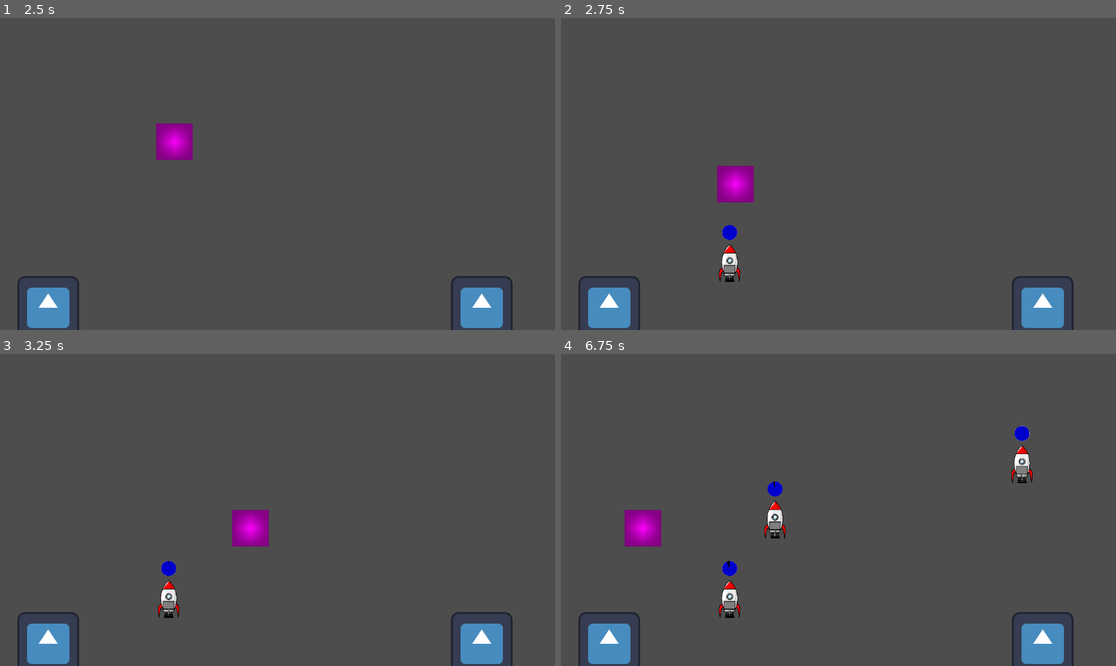
Above: before the commit, frames 1-4 (two rows, left to right).
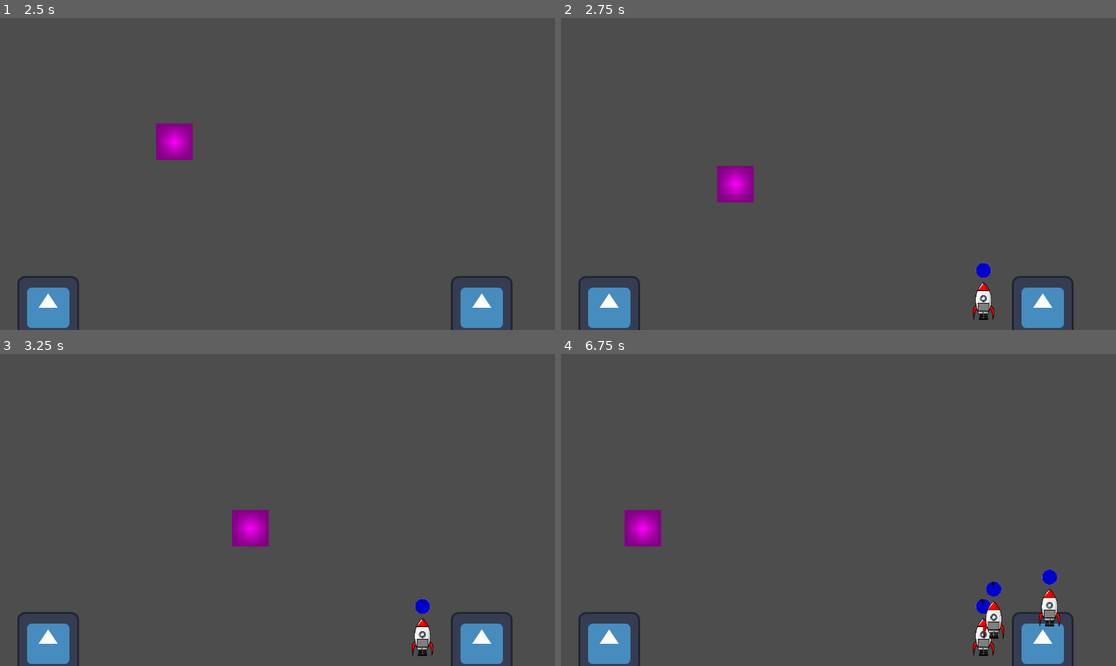
Above: after the commit, the same moments.

Repository: kylekolp/GMTKGameJam2026
Game: Godot game, scene res://src/core/MainGame.tscn
Same seed, same stepped clock (60 frames per second), same inputs: the game is played once before the commit and once after it. The engine's default icon, where the game draws it, is replaced by a stand-in: a white triangle on a blue panel in a dark square. Sound files missing from this copy of the repository are replaced by a short silence.
Inputs (mouse positions are in pixels of both pictures, inside the frame that each line leads up to):
- Up to frame 1 (2.5 s): click "Start Game" at 0.5 s; tap Enter at 1.25 s; move the mouse to (399, 158) at 1.27 s; hold D (Move_Right) 1.28-2.03 s; move the mouse to (166, 189) at 2.02 s; hold S (Move_Down) from 2.03 s (still down)
- Up to frame 2 (2.75 s): keep holding S (Move_Down)
- Up to frame 3 (3.25 s): move the mouse to (333, 441) at 2.77 s; release S (Move_Down) at 2.78 s; hold D (Move_Right) from 2.78 s (still down)
- Up to frame 4 (6.75 s): move the mouse to (810, 572) at 3.52 s; release D (Move_Right) at 3.53 s; hold W (Move_Up) 3.53-4.28 s; move the mouse to (1005, 556) at 4.27 s; hold A (Move_Left) 4.28-5.78 s; move the mouse to (672, 463) at 5.02 s; move the mouse to (866, 510) at 5.77 s; hold S (Move_Down) 5.78-6.53 s; move the mouse to (755, 432) at 6.52 s; hold D (Move_Right) from 6.53 s (still down)

Frame 1 is identical in both runs. In frame 2, 0.8% of the frame differs, in the area x 28-79%, y 66-97%; in frame 3, 0.8%; in frame 4, 2.3%, in the area x 28-90%, y 22-97%.

Commit message:
pairing to spawn rockets away from fire

Diff:
--- a/src/gameplay/entities/Fire/Entity_Fire.gd
+++ b/src/gameplay/entities/Fire/Entity_Fire.gd
@@ -1,4 +1,8 @@
+class_name Entity_Fire
 extends Node2D
+
+@onready var fire_area : CollisionPolygon2D = $Area2D/CollisionPolygon2D
+
 
 func _on_area_2d_body_entered(body: Node2D) -> void:
 	var bodyGroups: Array[StringName] = body.get_groups()
--- a/src/gameplay/entities/Fire/Entity_Fire.tscn
+++ b/src/gameplay/entities/Fire/Entity_Fire.tscn
@@ -2,9 +2,6 @@
 
 [ext_resource type="Script" uid="uid://cdsjwt04xf57t" path="res://src/gameplay/entities/Fire/Entity_Fire.gd" id="1_fej27"]
 [ext_resource type="Texture2D" uid="uid://c8vale8plupbr" path="res://icon.svg" id="2_dxq6c"]
-
-[sub_resource type="RectangleShape2D" id="RectangleShape2D_m1v16"]
-size = Vector2(77, 78)
 
 [node name="EntityFire" type="Node2D" unique_id=1191729301]
 z_index = 1
@@ -15,7 +12,7 @@
 
 [node name="Area2D" type="Area2D" parent="." unique_id=2113893076]
 
-[node name="CollisionShape2D" type="CollisionShape2D" parent="Area2D" unique_id=255735316]
-shape = SubResource("RectangleShape2D_m1v16")
+[node name="CollisionPolygon2D" type="CollisionPolygon2D" parent="Area2D" unique_id=602872692]
+polygon = PackedVector2Array(-45, -47, 46, -47, 46, 41, -45, 41)
 
 [connection signal="body_entered" from="Area2D" to="." method="_on_area_2d_body_entered"]
--- a/src/gameplay/entities/Rocket/Entity_Rocket.gd
+++ b/src/gameplay/entities/Rocket/Entity_Rocket.gd
@@ -9,6 +9,8 @@
 var hasRope : bool = false
 
 var rope : Entity_Rope
+
+@onready var rocket_area : CollisionPolygon2D = $Area2D/CollisionPolygon2D
 
 func _ready() -> void:
 	circle_timer.value = circle_timer.max_value
@@ -28,8 +30,6 @@
 		rope.RopeComplete.connect(_on_rope_complete)
 		rope.BurnComplete.connect(_on_rope_burn_complete)
 
-# TODO: once we add more than one rope, this will need to check
-# that a rope belongs to a rocket before killing its timer
 func _on_rope_complete(rope : Node2D) -> void:
 	rope.RopeComplete.disconnect(_on_rope_complete)
 	countdown_tween.kill()
--- a/src/gameplay/entities/Rocket/Entity_Rocket.tscn
+++ b/src/gameplay/entities/Rocket/Entity_Rocket.tscn
@@ -2,9 +2,6 @@
 
 [ext_resource type="Script" uid="uid://davrbmi2pn8l8" path="res://src/gameplay/entities/Rocket/Entity_Rocket.gd" id="1_o8uc8"]
 [ext_resource type="Texture2D" uid="uid://kd3toeif43gk" path="res://Assets/Rocket.png" id="2_mln42"]
-
-[sub_resource type="RectangleShape2D" id="RectangleShape2D_bai2n"]
-size = Vector2(36, 76)
 
 [sub_resource type="Gradient" id="Gradient_5jh8n"]
 interpolation_mode = 1
@@ -37,8 +34,8 @@
 
 [node name="Area2D" type="Area2D" parent="." unique_id=1027875018 groups=["Rocket"]]
 
-[node name="CollisionShape2D" type="CollisionShape2D" parent="Area2D" unique_id=982255867]
-shape = SubResource("RectangleShape2D_bai2n")
+[node name="CollisionPolygon2D" type="CollisionPolygon2D" parent="Area2D" unique_id=75526236]
+polygon = PackedVector2Array(-19, -39, 18, -39, 20, 39, -19, 39)
 
 [node name="CircleTimer" type="TextureProgressBar" parent="." unique_id=2042413223]
 anchors_preset = 8
--- a/src/levels/Level1.gd
+++ b/src/levels/Level1.gd
@@ -21,8 +21,22 @@
 	rocket_spawn_timer.start()
 
 func _on_rocket_spawn_timer_timeout() -> void:
+	var rocket_spawns_in_fire = false
+
 	var rocket_spawn_position := Vector2(
 		randf_range(rocket_spawn_area.position.x, rocket_spawn_area.end.x),
 		randf_range(rocket_spawn_area.position.y, rocket_spawn_area.end.y)
 	)
+
+	for item in get_children():
+		var bodyGroups : Array[StringName] = item.get_groups()
+
+		if "Fire" in bodyGroups:
+			var fire = item as Entity_Fire
+			rocket_spawns_in_fire = Geometry2D.is_point_in_polygon(rocket_spawn_position, fire.fire_area)
+
+	if rocket_spawns_in_fire == true:
+		_on_rocket_spawn_timer_timeout()
+		return
+
 	SignalBus.LoadEntity.emit(UIDCatalog.Entity_Rocket, rocket_spawn_position, self)
--- a/src/levels/Level1.tscn
+++ b/src/levels/Level1.tscn
@@ -9,9 +9,9 @@
 wait_time = 2.0
 
 [node name="SpawnAreaTopLeft" type="Marker2D" parent="." unique_id=913642284]
-position = Vector2(10, 10)
+position = Vector2(800, 480)
 
 [node name="SpawnAreaBottomRight" type="Marker2D" parent="." unique_id=704561352]
-position = Vector2(1142, 638)
+position = Vector2(1056, 616)
 
 [connection signal="timeout" from="RocketSpawnTimer" to="." method="_on_rocket_spawn_timer_timeout"]
